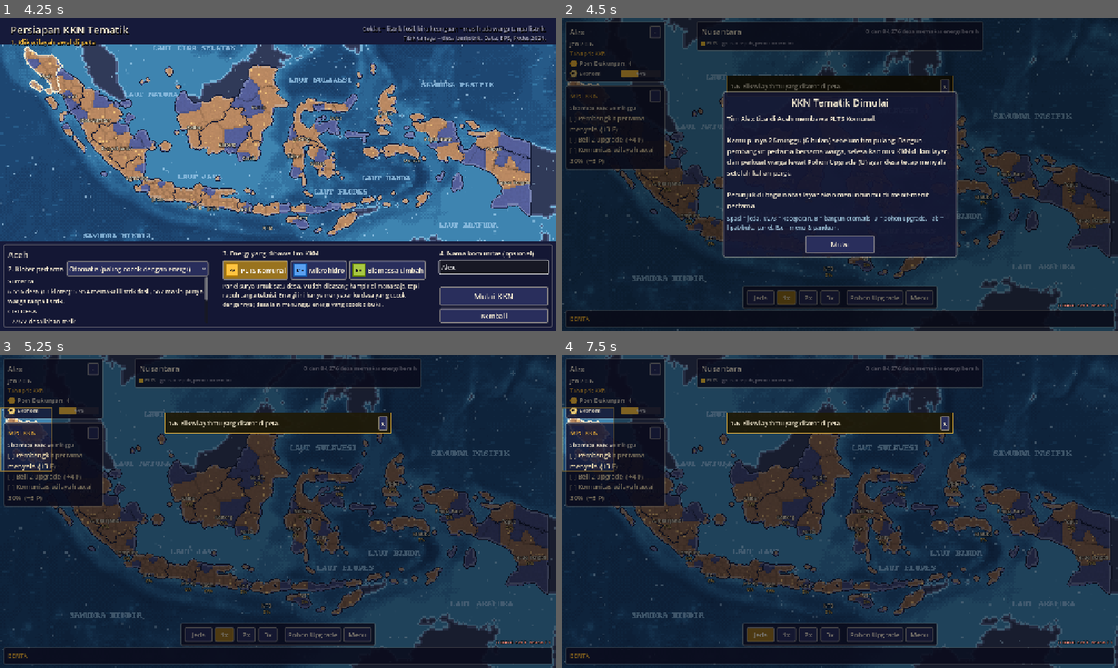
Above: before the commit, frames 1-4 (two rows, left to right).
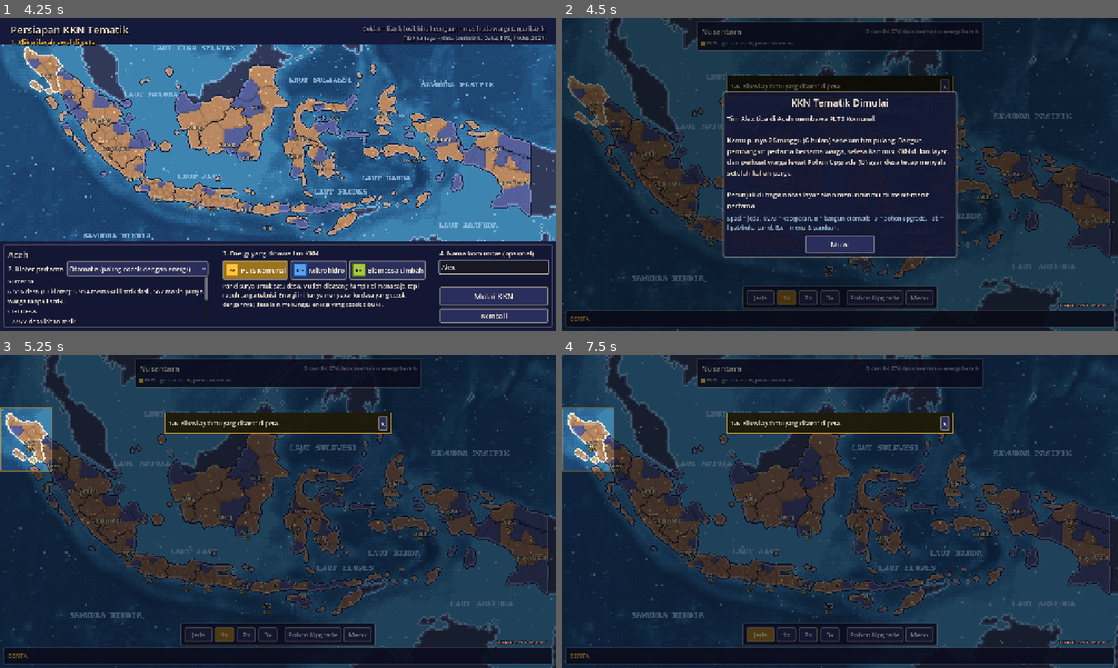
Above: after the commit, the same moments.

Repository: RizqieSufiawan/percikan-lentera
Game: Godot game, scene res://scenes/title.tscn
The game is run twice, just before and just after one commit, with the same random seed, the same clock (stepped at 60 frames per second) and the same inputs. Sound files missing from this copy of the repository are replaced by a short silence.
Inputs (mouse positions are in pixels of both pictures, inside the frame that each line leads up to):
- Up to frame 1 (4.25 s): click "Mulai" at 0.5 s; click "Lanjut" at 1.25 s; click "Kembali" at 2 s; click "Lewati" at 2.75 s; click (494, 268) at 3.52 s; type "Alex" at 3.6 s
- Up to frame 2 (4.5 s): click "Mulai KKN" at 4.25 s
- Up to frame 3 (5.25 s): click "Mulai" at 5 s
- Up to frame 4 (7.5 s): click (656, 370) at 5.75 s, where only the run before the commit has a clickable "-"; click (656, 370) at 6.5 s, where only the run before the commit has a clickable "+"; click "Jeda" at 7.25 s

Frame 1 is identical in both runs. In frame 2, 7.0% of the frame differs, in the area x 0-19%, y 1-49%; in frame 3, 7.1%; in frame 4, 7.1%.

Commit message:
Tutorial update

Diff:
--- a/scripts/ui/game_screen.gd
+++ b/scripts/ui/game_screen.gd
@@ -259,7 +259,7 @@
 
 func _refresh_missions() -> void:
 	var sim := Game.sim
-	%MissionPanel.visible = sim.kkn_active
+	%MissionPanel.visible = sim.kkn_active and _hint_panel == null
 	if not sim.kkn_active:
 		return
 	%KknTimeLabel.text = "Sisa masa KKN: %d minggu" % sim.kkn_weeks_left()
@@ -627,8 +627,9 @@
 	return [
 		["1/6  Klik wilayahmu yang disorot di peta.",
 			func(): return province_panel.visible],
-		["2/6  Klik satu kloter untuk melihat energi yang cocok.",
-			func(): return province_panel.village_index >= 0 or _hint_timer > 12.0],
+		["2/6  Klik kloter lain di panel kanan untuk membandingkan energinya.",
+			# Klik wilayah di peta sudah memilih satu kloter, jadi langkah ini menunggu kloter LAIN.
+			func(): return (province_panel.village_index >= 0 and province_panel.village_index != _hint_v0) or _hint_timer > 15.0],
 		["3/6  Buka Pohon Upgrade (U) dan beli satu upgrade.",
 			func(): return int(sim.counters.get(&"upgrades_bought", 0)) >= 1],
 		["4/6  Tab Sumber Energi: perkuat energi yang kamu pakai.",
@@ -708,6 +709,7 @@
 	while _hint_step < steps.size() and steps[_hint_step][1].call():
 		_hint_step += 1
 		_hint_timer = 0.0
+		_hint_v0 = province_panel.village_index
 		advanced = true
 	if advanced:
 		Audio.sfx(&"point")
@@ -721,6 +723,11 @@
 		return
 	var up_open := upgrade_panel.visible
 	var busy: bool = modal.is_busy()
+	# Selama tutorial, panel statistik & misi disembunyikan supaya tidak menutupi wilayah awal
+	# (mis. Aceh di pojok kiri atas). Muncul lagi begitu petunjuk selesai atau ditutup.
+	var tut := _hint_panel != null
+	$StatsPanel.visible = not tut
+	%MissionPanel.visible = not tut and Game.sim.kkn_active
 	# Urutan lapisan: HUD < sorotan < petunjuk < (panel upgrade) < kartu popup.
 	# Saat panel upgrade terbuka: panel upgrade < sorotan < petunjuk < kartu popup.
 	if up_open != _hint_layer_up:
@@ -744,6 +751,7 @@
 
 
 var _hint_layer_up := false
+var _hint_v0 := -1
 
 
 func _place_after(node: Node, ref: Node) -> void:
